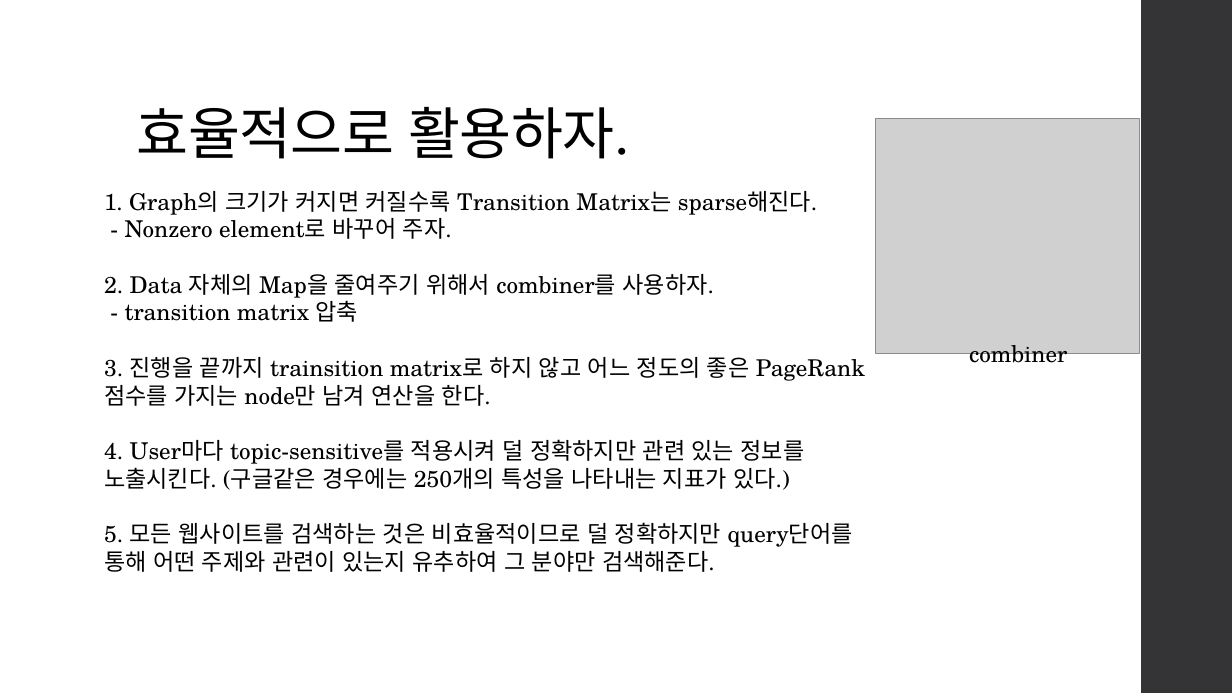
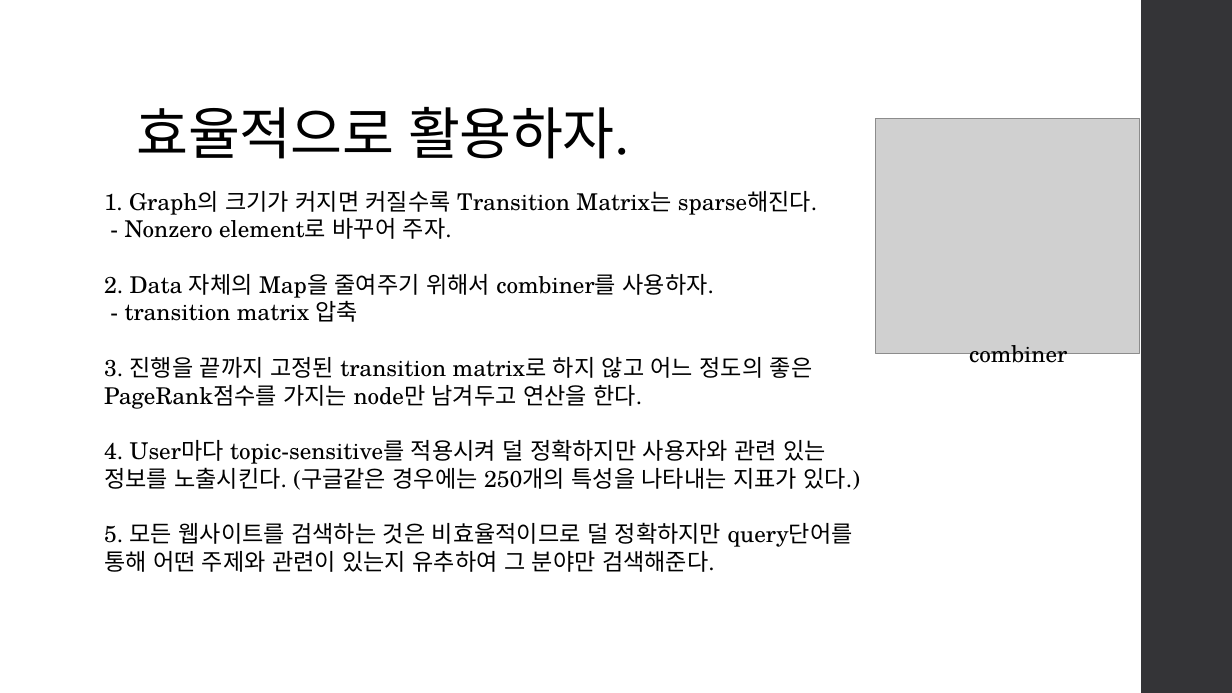
Before and after one commit to team-fairy/JunCheol, a slide deck: slide 14 of Presentation_resource/PageRank.pptm (slide 13 before the commit). Drawn at 1232x693 pixels with LibreOffice and Linux fonts; fonts in the diff are those of the drawing; grey boxes stand for pictures. Boxes give left, top, right and bottom in pixels: in the first picture for what was removed or moved away, otherwise in the second. Text is boxed around its words. In the diff, an @@ line names an element or a change of style, - is before the commit and + after.

```diff
--- a/Presentation_resource/PageRank.pptm
+++ b/Presentation_resource/PageRank.pptm
@@ text at bbox=[104, 357, 860, 490]: text changed @@
-3. 진행을 끝까지 trainsition matrix로 하지 않고 어느 정도의 좋은 PageRank점수를 가지는 node만 남겨 연산을 한다.
-4. User마다 topic-sensitive를 적용시켜 덜 정확하지만 관련 있는 정보를 노출시킨다. (구글같은 경우에는 250개의 특성을 나타내는 지표가 있다.)
+3. 진행을 끝까지 고정된 transition matrix로 하지 않고 어느 정도의 좋은 PageRank점수를 가지는 node만 남겨두고 연산을 한다.
+4. User마다 topic-sensitive를 적용시켜 덜 정확하지만 사용자와 관련 있는 정보를 노출시킨다. (구글같은 경우에는 250개의 특성을 나타내는 지표가 있다.)
```
Also in this commit, not shown: 7 other slides changed, 2 slides added.
